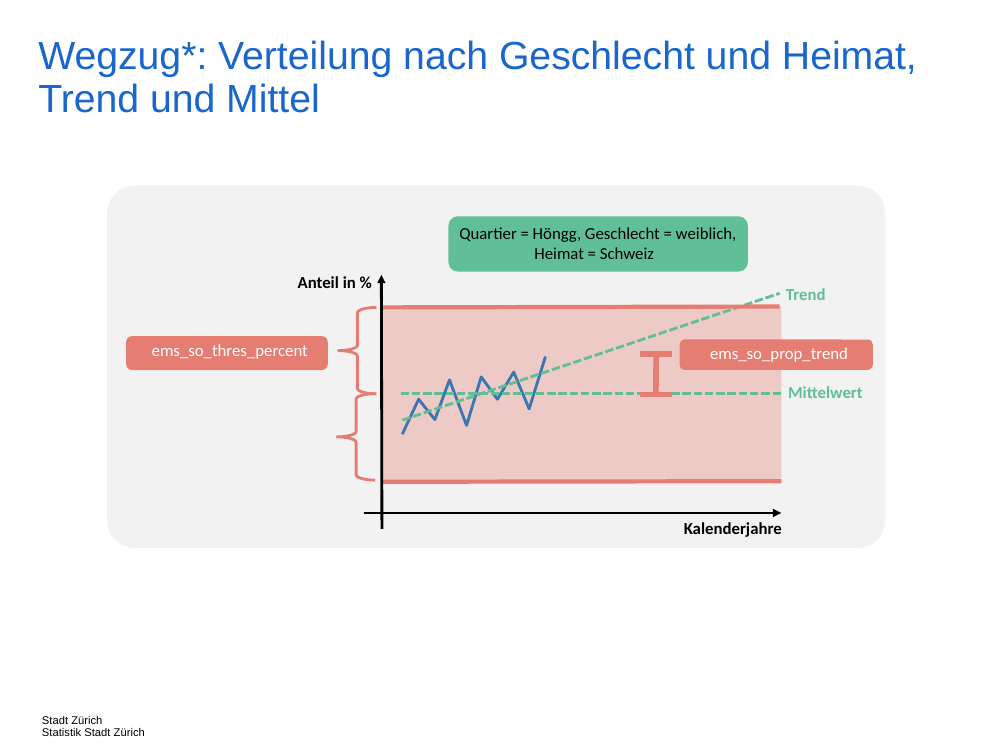
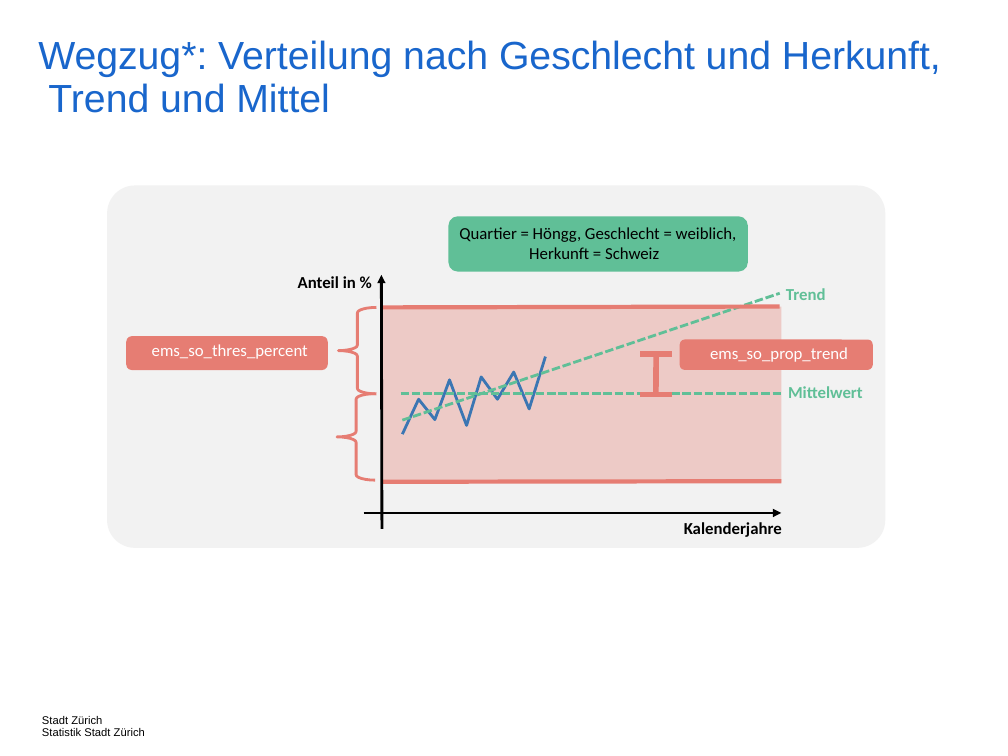
Before and after one commit to StatistikStadtZuerich/BevSzen, a slide deck: slide 39 of 2020phase2/5_Documentation/Concepts.pptx. Drawn at 1008x756 pixels with LibreOffice and Linux fonts; fonts in the diff are those of the drawing. Boxes give left, top, right and bottom in pixels: in the first picture for what was removed or moved away, otherwise in the second. Text is boxed around its words. In the diff, an @@ line names an element or a change of style, - is before the commit and + after.

```diff
--- a/2020phase2/5_Documentation/Concepts.pptx
+++ b/2020phase2/5_Documentation/Concepts.pptx
@@ title at box(38, 40, 941, 113): text changed @@
-Wegzug*: Verteilung nach Geschlecht und Heimat, Trend und Mittel
+Wegzug*: Verteilung nach Geschlecht und Herkunft, Trend und Mittel
@@ text at box(459, 227, 737, 259): text changed @@
-Quartier = Höngg, Geschlecht = weiblich, Heimat = Schweiz
+Quartier = Höngg, Geschlecht = weiblich, Herkunft = Schweiz
```
Also in this commit, not shown: 12 other slides changed, 4 other files.
